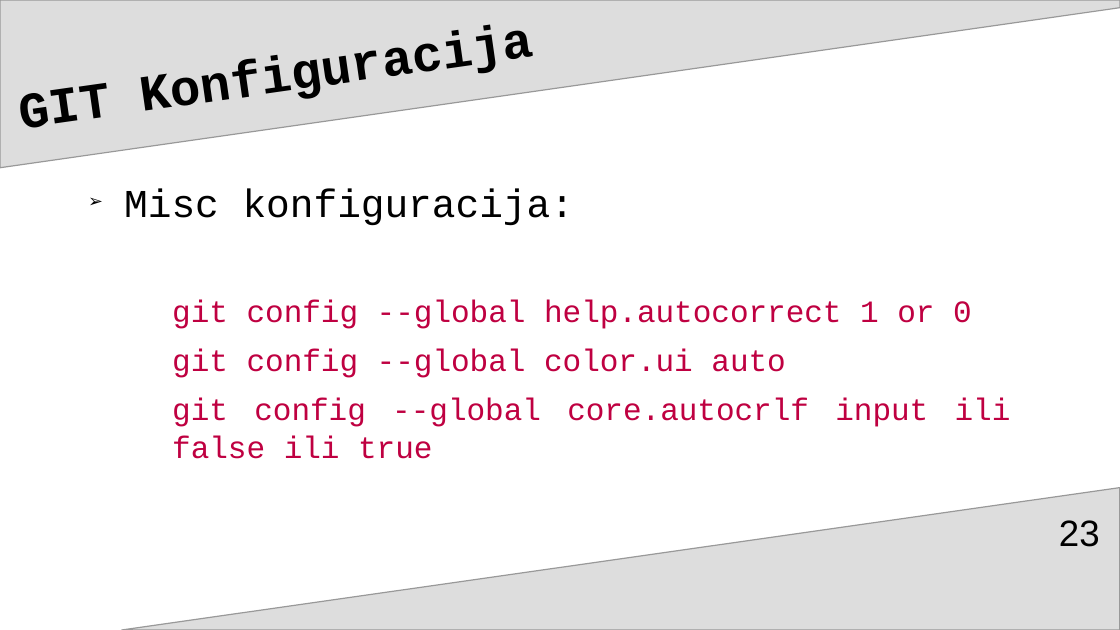
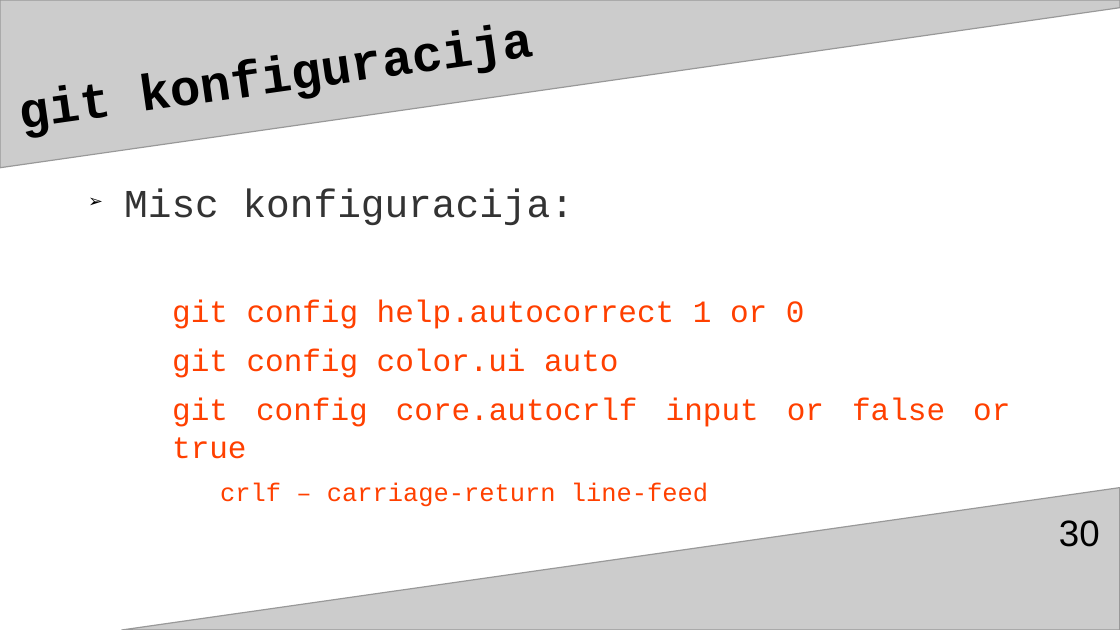
Before and after one commit to adnannukic/prezentacija-za-TSI, a slide deck: slide 30 of gitGitHubAdnanNukićPrez3.odp (slide 23 before the commit). Drawn at 1120x630 pixels with LibreOffice and Linux fonts; fonts in the diff are those of the drawing. Boxes give left, top, right and bottom in pixels: in the first picture for what was removed or moved away, otherwise in the second. Text is boxed around its words. In the diff, an @@ line names an element or a change of style, - is before the commit and + after.

Commit message:
Ready to day 1

```diff
--- a/gitGitHubAdnanNukićPrez3.odp
+++ b/gitGitHubAdnanNukićPrez3.odp
@@ freeform shape at [0,0,1120,168]: fill #DDDDDD to #CCCCCC @@
@@ title at [12,0,1017,160]: text changed @@
-GIT Konfiguracija
+git konfiguracija
@@ text at [124,188,574,225]: text colour #000000 to #333333 in "Misc konfiguracija:" @@
@@ text at [172,299,1010,507]: text changed; text colour #BF0041 to #FF4000 @@
-  git config --global help.autocorrect 1 or 0
-  git config --global color.ui auto
-  git config --global core.autocrlf input ili false ili true
+  git config help.autocorrect 1 or 0
+  git config color.ui auto
+  git config core.autocrlf input or false or true
+    crlf – carriage-return line-feed
@@ freeform shape at [122,488,1120,630]: fill #DDDDDD to #CCCCCC @@
@@ page number at [1059,520,1100,547]: text changed @@
-23
+30
```
Also in this commit, not shown: 110 other slides changed, 9 slides added, 1 slide removed.
